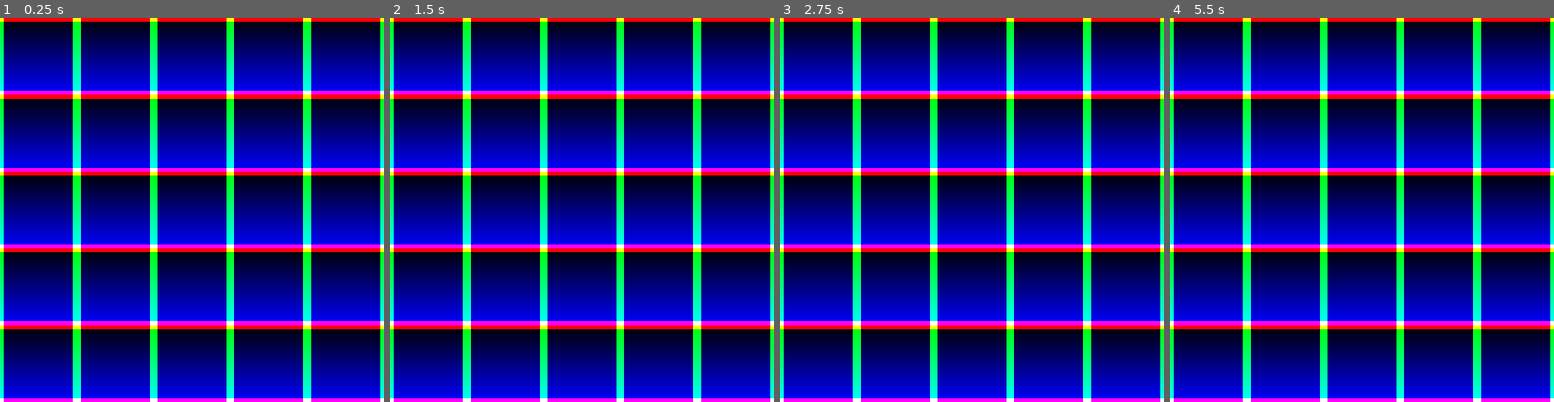
Above: before the commit, frames 1-4 (left to right).
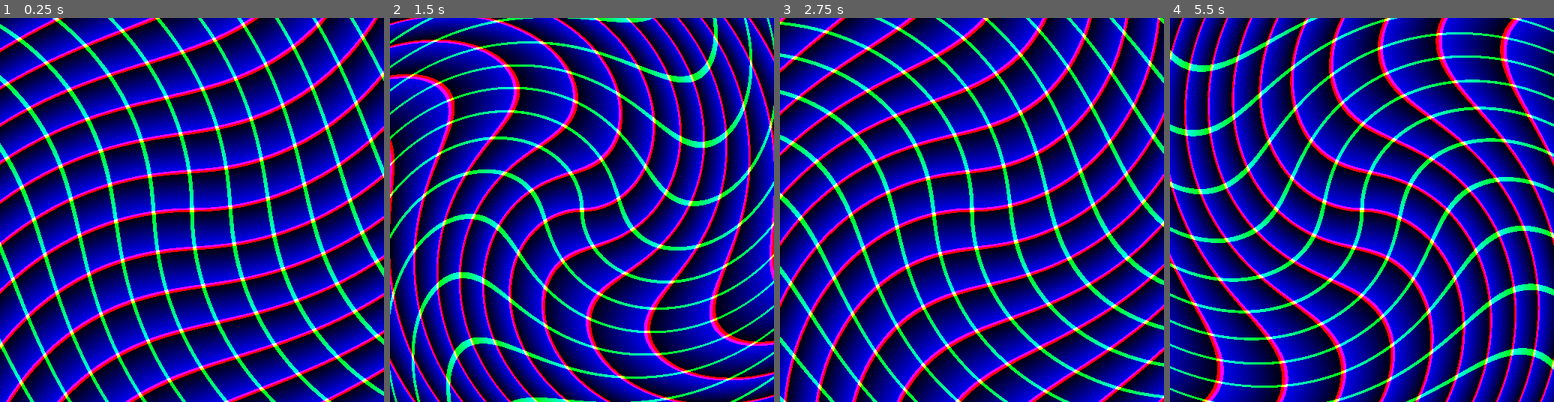
Above: after the commit, the same moments.

Repository: zedpoirier/Godot-Learning
Game: Godot game, scene res://FirstShader.tscn
Same seed, same stepped clock (60 frames per second), same inputs: the game is played once before the commit and once after it. The engine's default icon, where the game draws it, is replaced by a stand-in: a white triangle on a blue panel in a dark square.
Inputs:
- Up to frame 1 (0.25 s): no input
- Up to frame 2 (1.5 s): no input
- Up to frame 3 (2.75 s): no input
- Up to frame 4 (5.5 s): no input

The runs differ from the first frame. In frame 1, 86% of the frame differs, in the area x 0-100%, y 0-100%; in frame 2, 86%; in frame 3, 86%; in frame 4, 87%.

Commit message:
Matrix Examples Complete
Plus some awesome shader stuff

Diff:
--- a/Matrix Playground/FirstShader.tscn
+++ b/Matrix Playground/FirstShader.tscn
@@ -1,6 +1,8 @@
-[gd_scene load_steps=2 format=2]
+[gd_scene load_steps=4 format=2]
 
 [ext_resource path="res://new_shadermaterial.tres" type="Material" id=1]
+[ext_resource path="res://TranslateExample.gd" type="Script" id=2]
+[ext_resource path="res://icon.png" type="Texture" id=3]
 
 [node name="TextureRect" type="TextureRect"]
 anchor_right = 1.0
@@ -17,3 +19,8 @@
 __meta__ = {
 "_edit_use_anchors_": false
 }
+
+[node name="Sprite" type="Sprite" parent="."]
+visible = false
+texture = ExtResource( 3 )
+script = ExtResource( 2 )
--- /dev/null
+++ b/Matrix Playground/Shaders/Warping.shader
@@ -0,0 +1,26 @@
+shader_type canvas_item;
+
+uniform float time_value = 1.0;
+uniform vec2 amplitude = vec2(20.0, 20.0);
+uniform vec2 divisions = vec2(2.0, 2.0);
+uniform float twist = 0.0;
+uniform mat2 rot90ccw = mat2(vec2(0.0, 1.0), vec2(1.0, 0.0));
+uniform mat2 bosCorrection = mat2(vec2(1.0, 0.0), vec2(0.0, -1.0));
+
+mat2 rotate2d(float _angle){
+    return mat2(vec2(cos(_angle),-sin(_angle)),
+                vec2(sin(_angle),cos(_angle)));
+}
+
+void fragment(){
+	vec2 altUV = UV;
+	altUV -= 0.5;
+	altUV *= rotate2d(((0.0 + sin(TIME)) * twist * length((altUV))));
+	altUV += 0.5;
+	altUV *= divisions;
+	altUV = fract(altUV);
+	vec2 top = step(vec2(0.95), altUV);
+	vec2 bot = step(altUV, vec2(0.05));
+	vec2 res = top + bot;
+	COLOR = vec4(res.y, res.x, altUV.y, 1.0);
+}
--- /dev/null
+++ b/Matrix Playground/TranslateExample.gd
@@ -0,0 +1,21 @@
+extends Sprite
+
+
+
+# Called when the node enters the scene tree for the first time.
+func _ready():
+	var t = Transform2D()
+	# Translation
+	t.origin.x = 350
+	t.origin.y = 150
+	# Rotation
+	var rot = -0.5
+	t.x.x = cos(rot)
+	t.y.y = cos(rot)
+	t.x.y = sin(rot)
+	t.y.x = -sin(rot)
+	# Scale
+	t.x *= 3
+	t.y *= 3
+	# Apply
+	transform = t # Change the node's transform to what we just calculated.
--- a/Matrix Playground/new_shadermaterial.tres
+++ b/Matrix Playground/new_shadermaterial.tres
@@ -1,11 +1,12 @@
 [gd_resource type="ShaderMaterial" load_steps=2 format=2]
 
-[ext_resource path="res://Shaders/GridPlay.shader" type="Shader" id=1]
-
+[ext_resource path="res://Shaders/Warping.shader" type="Shader" id=1]
 
 [resource]
 shader = ExtResource( 1 )
 shader_param/time_value = 10.0
 shader_param/amplitude = Vector2( 200, 50 )
-shader_param/divisions = Vector2( 5, 5 )
-shader_param/matVals = Plane( 1, 0, 0, 1 )
+shader_param/divisions = Vector2( 10, 10 )
+shader_param/twist = 3.0
+shader_param/rot90ccw = Transform2D( 0, 1, 1, 0, 0, 0 )
+shader_param/bosCorrection = Transform2D( 1, 0, 0, -1, 0, 0 )
--- a/Matrix Playground/project.godot
+++ b/Matrix Playground/project.godot
@@ -23,7 +23,6 @@
 
 window/size/width=512
 window/size/height=512
-window/size/resizable=false
 
 [rendering]
 
